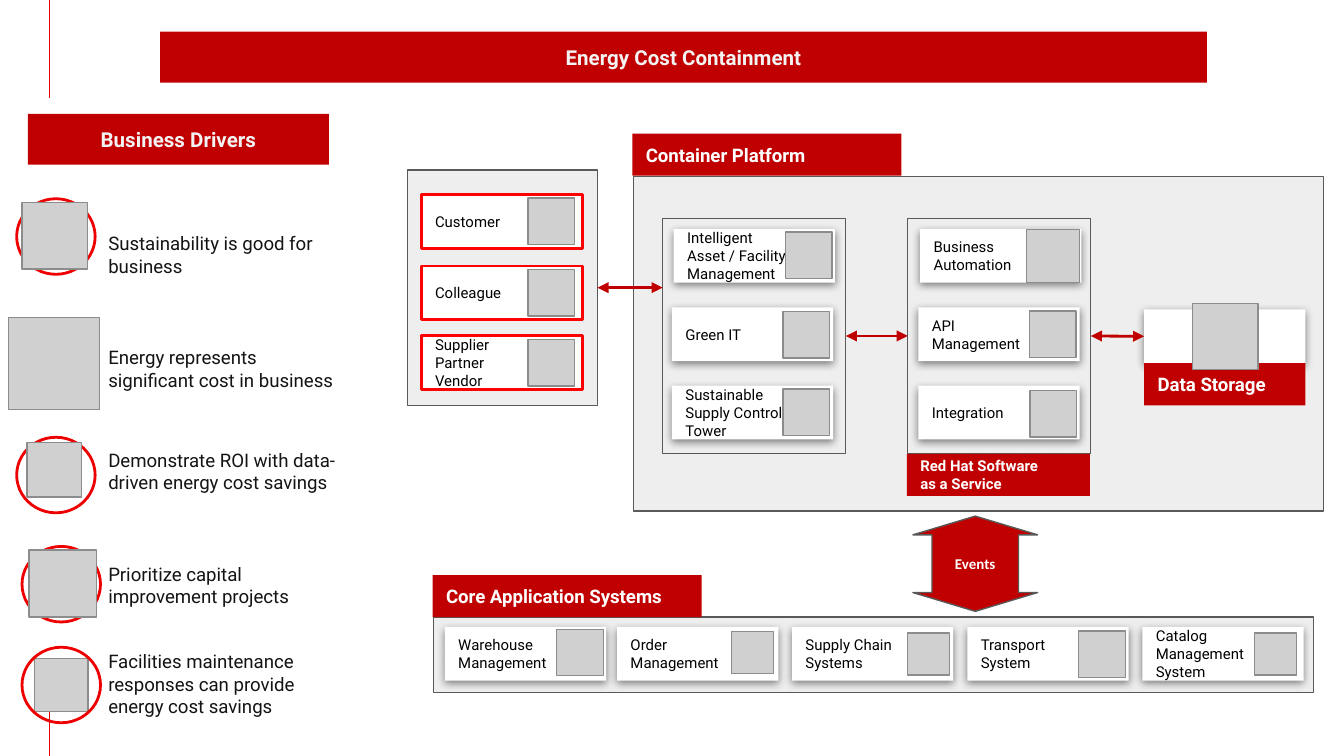
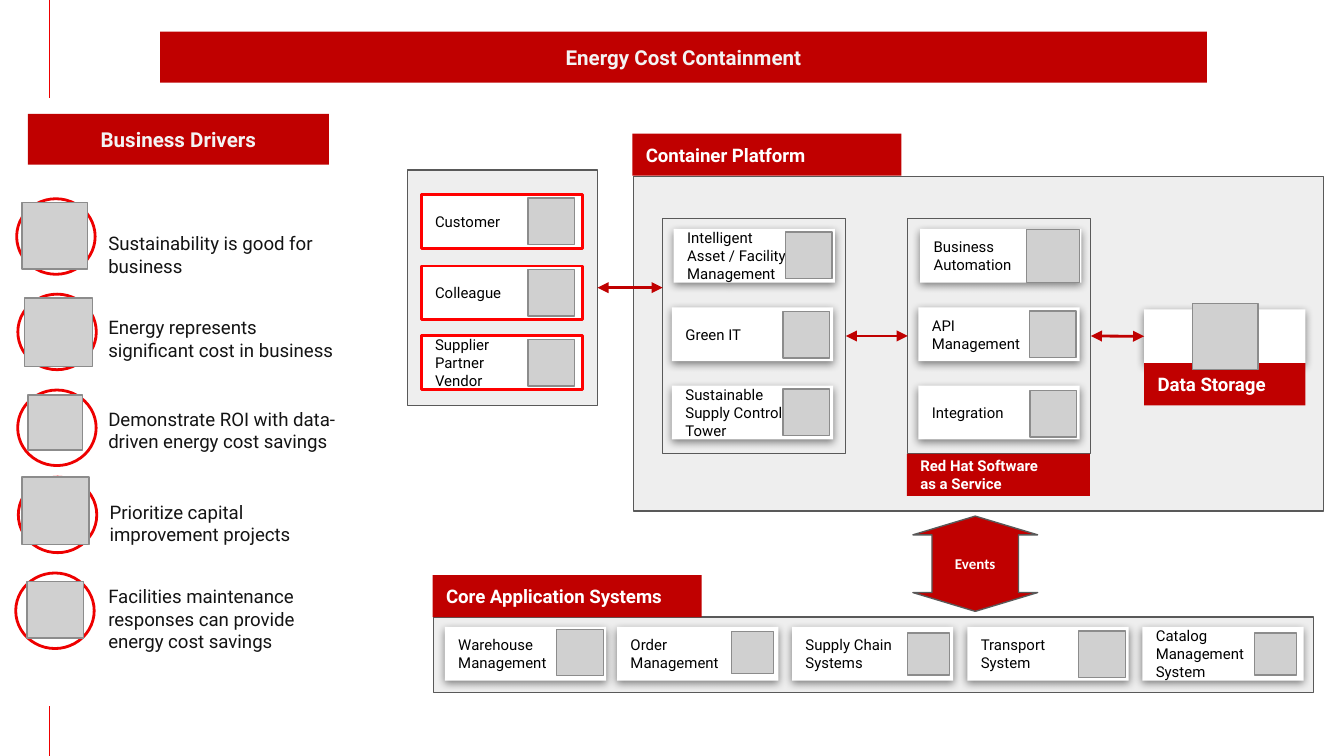
Before and after one commit to brucedkyle/architectures, a slide deck: slide 14 of docs/supplychain/downloads/SupplyChainOptimization.SolutionOverview.pptx. Drawn at 1344x756 pixels with LibreOffice and Linux fonts; fonts in the diff are those of the drawing; grey boxes stand for pictures; background and template pictures are left out. Boxes give left, top, right and bottom in pixels: in the first picture for what was removed or moved away, otherwise in the second. Text is boxed around its words. In the diff, an @@ line names an element or a change of style, - is before the commit and + after.

```diff
--- a/docs/supplychain/downloads/SupplyChainOptimization.SolutionOverview.pptx
+++ b/docs/supplychain/downloads/SupplyChainOptimization.SolutionOverview.pptx
@@ ellipse added at [17, 294, 95, 370], outline #EE0000 1.5 pt @@
@@ picture added at [24, 298, 93, 367] @@
@@ text "Energy represents significant cost in ...": place and size @@
-text "Energy represents significant cost in ..." at [108, 350, 333, 391]
+text "Energy represents significant cost in ..." at [108, 320, 333, 361]
@@ picture removed at [8, 317, 99, 409] @@
@@ text "Demonstrate ROI with data-driven energy ...": place and size @@
-text "Demonstrate ROI with data-driven energy ..." at [108, 453, 335, 493]
+text "Demonstrate ROI with data-driven energy ..." at [108, 412, 335, 452]
@@ ellipse: place and size @@
-ellipse at [16, 437, 94, 512]
+ellipse at [17, 390, 95, 465]
@@ picture: place and size @@
-picture at [27, 442, 82, 497]
+picture at [28, 395, 83, 450]
@@ ellipse: place and size @@
-ellipse at [22, 547, 99, 622]
+ellipse at [19, 477, 97, 552]
@@ picture added at [22, 477, 89, 544] @@
@@ text "Prioritize capital improvement projects": place and size @@
-text "Prioritize capital improvement projects" at [108, 567, 289, 607]
+text "Prioritize capital improvement projects" at [110, 505, 290, 545]
@@ picture removed at [30, 550, 97, 617] @@
@@ ellipse: place and size @@
-ellipse at [22, 648, 99, 723]
+ellipse at [16, 573, 94, 648]
@@ picture added at [27, 582, 83, 638] @@
@@ text "Facilities maintenance responses can provide ...": place and size @@
-text "Facilities maintenance responses can provide ..." at [108, 654, 295, 717]
+text "Facilities maintenance responses can provide ..." at [108, 589, 295, 652]
@@ picture removed at [35, 659, 89, 712] @@
```
Also in this commit, not shown: 3 other slides changed, 13 other files.
